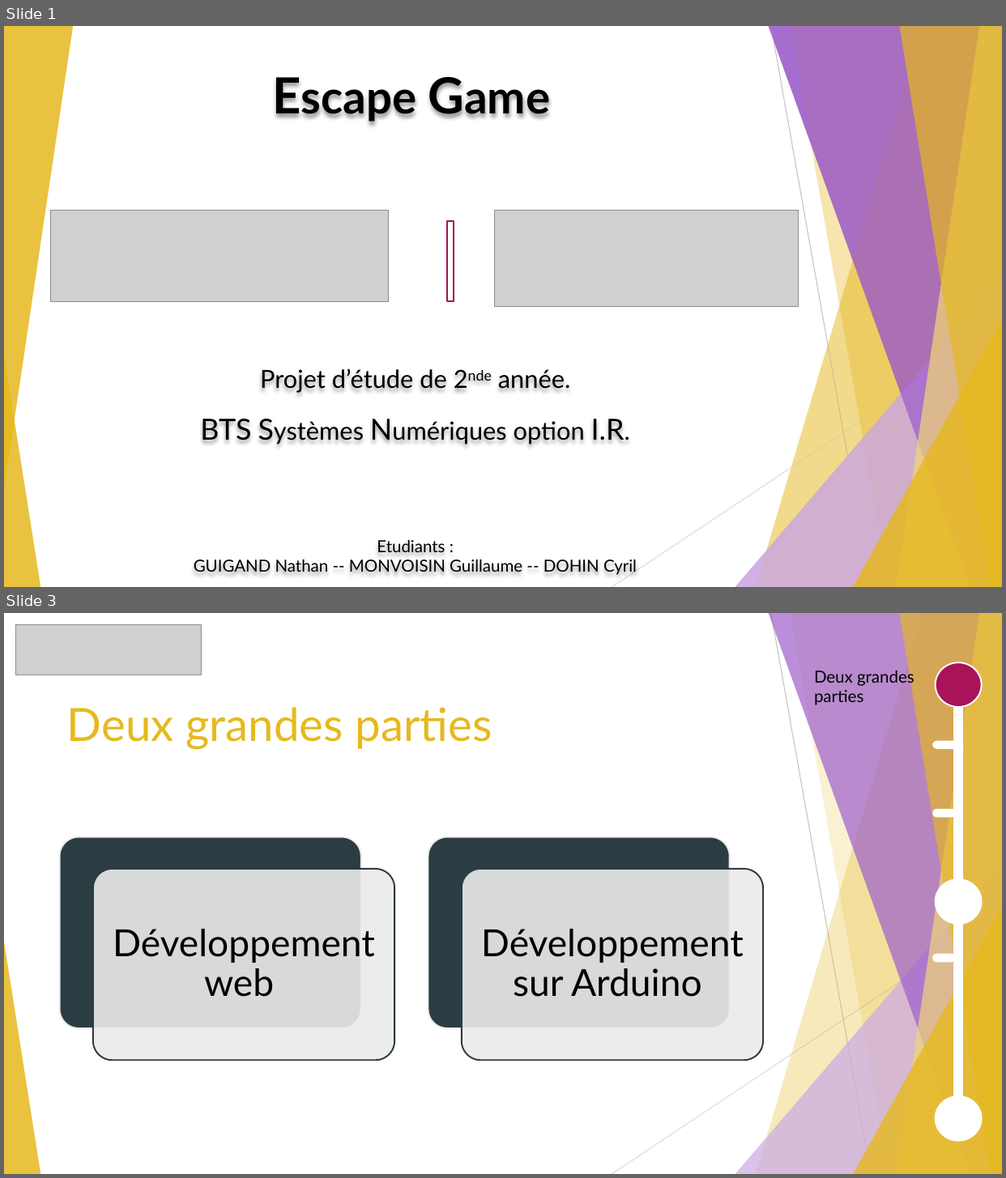
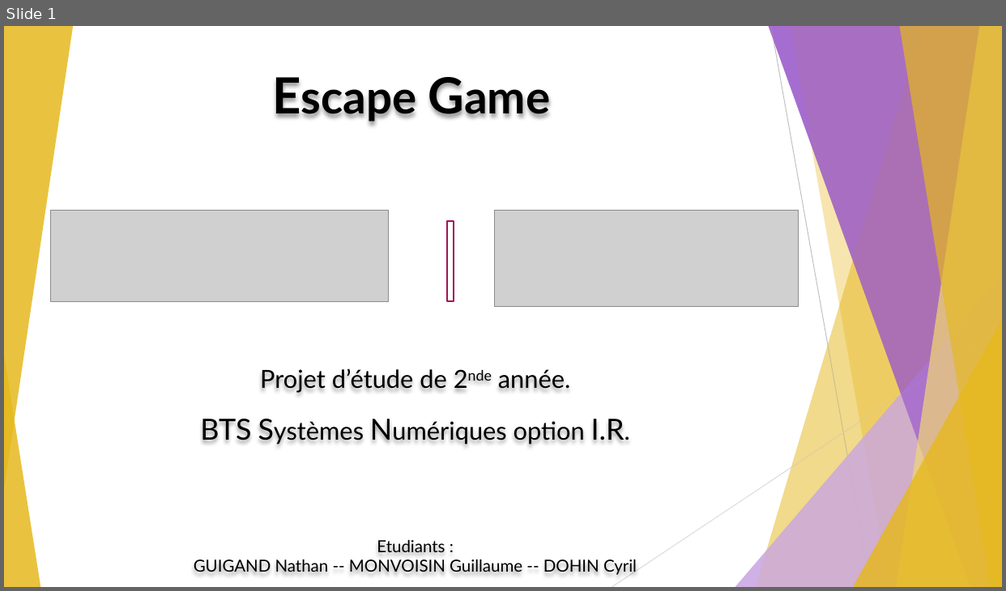
Before and after one commit to GuiguiMvn/Systeme-Escape-Game-Telethon, a slide deck: Cyril/Projet Théléton.pptx. Shown one above the other, each under a label of ours: slides 1 and 3 before the commit, slide 1 after it; the slides between them are not shown. The pictures are 1006x1178 and 1006x591 pixels, drawn with LibreOffice and Linux fonts; fonts in the diff are those of the drawing; grey boxes stand for pictures. Boxes give left, top, right and bottom in pixels: in the first picture for what was removed or moved away, otherwise in the second. Text is boxed around its words. In the diff, an @@ line names an element or a change of style, - is before the commit and + after.

```diff
--- a/Cyril/Projet Théléton.pptx
+++ b/Cyril/Projet Théléton.pptx
@@ slide 3 removed at (4, 613, 1002, 1174), background #FFFFFF; not listed: 7 template elements that a slide beside it also shows @@
@@ picture removed at (16, 625, 202, 675) @@
@@ line removed from (771, 613) to (871, 1174) @@
@@ text removed at (814, 668, 914, 705) @@
-Deux grandes parties
@@ ellipse removed at (936, 662, 982, 707) @@
@@ rectangle removed at (954, 679, 962, 1139) @@
@@ title removed at (67, 707, 492, 750) @@
-Deux grandes parties
@@ rectangle removed at (954, 696, 962, 700) @@
@@ rectangle removed at (954, 692, 962, 700) @@
@@ pill shape removed at (934, 742, 963, 748) @@
@@ pill shape removed at (934, 810, 956, 816) @@
@@ ellipse removed at (936, 879, 982, 924) @@
@@ line removed from (1002, 914) to (612, 1174) @@
@@ triangle removed at (4, 942, 40, 1174) @@
@@ group removed at (59, 837, 763, 1061): 4 rounded rectangles, 2 texts @@
-Développement web
-Développement sur Arduino
@@ pill shape removed at (934, 954, 956, 961) @@
@@ ellipse removed at (936, 1097, 982, 1141) @@
```
Also in this commit, not shown: 5 slides changed, 1 slide added.
